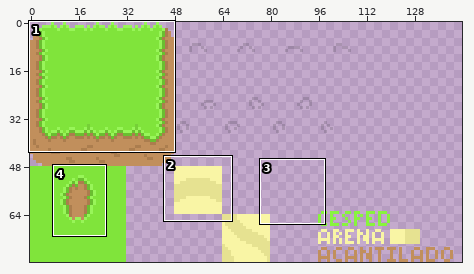
One commit to this sprite sheet: Assets/Sprites/SPR SHT - Terrains.png. The first picture is a wide view before the edit; the outline marks the close-up.
Close-up. The starting point:
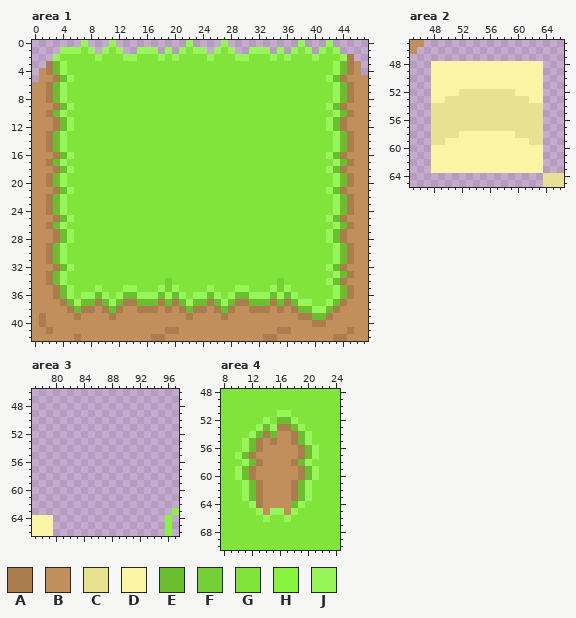
The file is 144x80 pixels. Shown: area 1: x 0..47, y 0..42; area 2: x 45..66, y 45..65; area 3: x 77..97, y 46..66; area 4: x 8..24, y 48..70.
Palette (. is transparent): A #ab7d4e  B #c18f5c  C #e6e291  D #f9f5a5  E #6abe30  F #75cf37  G #80e43b  H #88f43d  J #98f559
And afterwards:
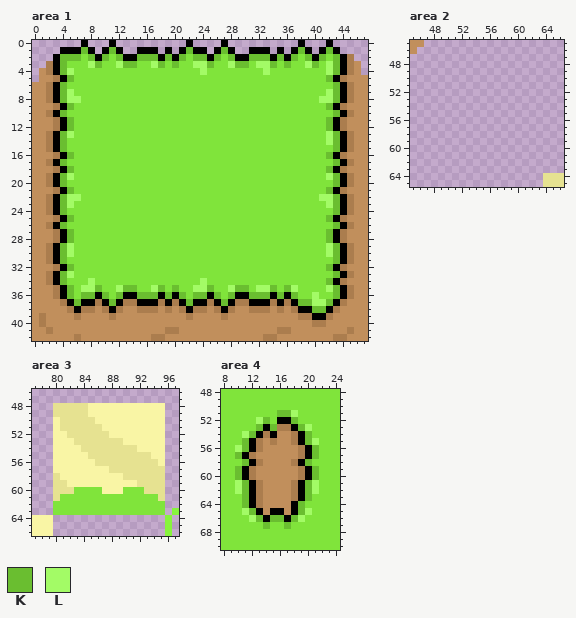
Colours new in this view: K #6abe30  L #a3fb66
Diff:
colour E: #6abe30 -> #000000
Changed rows in their new state; - is a pixel that keeps its letter.
Area 1:
first column x 3:
 0 ----E---E----------E----E----------E---E--
 1 -EEEKE-EKE--EEE-E-EKEE-EKE--EEE-E-EKE-EKE-
 2 EKKK-KEK-KEEKKKEKEK-KKEK-KEEKKKEKEK-KEK-KE
 3 -K---LK--LKK--LK-K--LLK--LKK-LLK-K--LK-LK-
 4 -KL------------------L--------L--------LK-
 5 --K------------------------------------K--
 6 -K--------------------------------------K-
 7 -KL------------------------------------LK-
 8 -KLL----------------------------------LLK-
 9 --K------------------------------------K--
10 -K--------------------------------------K-
11 --K------------------------------------K--
12 --K------------------------------------K--
13 -KL------------------------------------LK-
14 -K-------------------------------------LK-
15 -K--------------------------------------K-
16 --K------------------------------------K--
17 -K--------------------------------------K-
18 --K------------------------------------K--
19 -KL------------------------------------LK-
20 -K--------------------------------------K-
21 --K------------------------------------K--
22 -KLL----------------------------------LLK-
23 -KL------------------------------------LK-
24 -K--------------------------------------K-
25 --K------------------------------------K--
26 -K--------------------------------------K-
27 --K------------------------------------K--
28 --K------------------------------------K--
29 -KL------------------------------------LK-
30 -KL------------------------------------LK-
31 -K--------------------------------------K-
32 --K------------------------------------K--
33 -KL-------------------------------------K-
34 -K---L----------G----L----------G------K--
35 --K-LLK--LKK--LKGK--LLK--LKK-LLKGKL----LK-
36 --K-KK-K-K--KKK-K-K-KK-K-K--KKK-K-K--L--K-
37 ---K----K----------K----K----------KKLLK--
38 -------------------------------------KK---
Area 2:
first column x 48:
48 ................
49 ................
50 ................
51 ................
52 ................
53 ................
54 ................
55 ................
56 ................
57 ................
58 ................
59 ................
60 ................
61 ................
62 ................
63 ................
Area 3:
first column x 80:
48 CCCCCDDDDDDDDDDD
49 CCCCCDDDDDDDDDDD
50 DCCCCCDDDDDDDDDD
51 DCCCCCCDDDDDDDDD
52 DDCCCCCCDDDDDDDD
53 DDDCCCCCCCDDDDDD
54 DDDDCCCCCCCCDDDD
55 DDDDDCCCCCCCCCDD
56 DDDDDDCCCCCCCCCD
57 DDDDDDDDCCCCCCCC
58 CDDDDDDDDDCCCCCC
59 CCDDDDDDDDDDCCCC
60 CCCGGGGDDDGGGCCC
61 CGGGGGGGGGGGGGGC
62 GGGGGGGGGGGGGGGG
63 GGGGGGGGGGGGGGGG
Area 4:
first column x 10:
51 ------KKL---
52 ---LK---K---
53 ---K-K---KL-
54 -LK-------K-
55 -K--------KL
56 LK---------K
57 K----------K
58 -K--------K-
59 K----------K
60 K----------K
61 LK--------KL
62 LK--------KL
63 -K--------K-
64 -KE------K--
65 -LKE-EE-EKL-
66 --LKEKKEKL--
67 ----K--K----
Changed places in both close-ups, as pixel boxes (x1, y1, x2, y2):
changed: (53, 40, 347, 320)
erased: (431, 61, 543, 173)
added: (53, 403, 165, 515)
changed: (235, 410, 319, 529)
